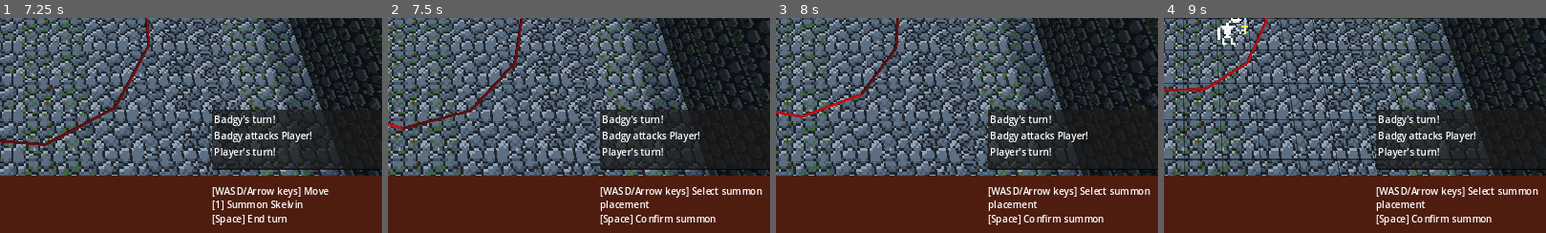
Above: before the commit, frames 1-4 (left to right).
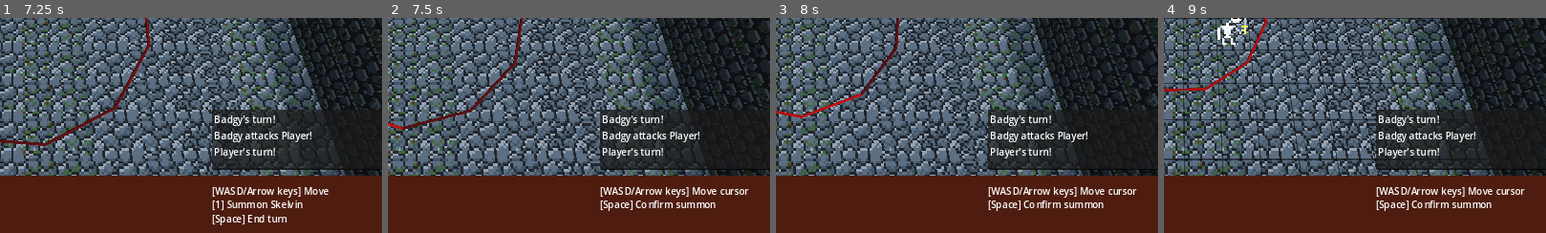
Above: after the commit, the same moments.

Repository: FlamingRat/ldjam55
Game: Godot game, scene res://levels/overworld.tscn
Same seed, same stepped clock (60 frames per second), same inputs: the game is played once before the commit and once after it.
Inputs:
- Up to frame 1 (7.25 s): hold D (move_right) 0.53-1.28 s; tap Space (confirm) every 1.5 s from 0.6 to 6.6 s; hold S (move_down) 1.28-2.03 s; tap 1 (summon1) every 1.5 s from 1.35 to 5.85 s; hold D (move_right) 2.03-2.78 s; hold W (move_up) 2.78-3.53 s; hold A (move_left) 3.53-5.03 s; hold S (move_down) 5.03-5.78 s; hold D (move_right) 5.78-6.53 s; hold W (move_up) from 6.53 s (still down)
- Up to frame 2 (7.5 s): release W (move_up) at 7.28 s; hold D (move_right) from 7.28 s (still down); tap 1 (summon1) at 7.35 s
- Up to frame 3 (8 s): keep holding D (move_right)
- Up to frame 4 (9 s): release D (move_right) at 8.03 s; hold S (move_down) 8.03-8.78 s; tap Space (confirm) at 8.1 s; hold A (move_left) from 8.78 s (still down); tap 1 (summon1) at 8.85 s
The pictures show only the part of the screen within x 48-98%, y 46-96%; the shares and areas given below are measured in that part.

Frame 1 is identical in both runs. In frame 2, 1.6% of the frame differs, in the area x 55-98%, y 78-97%; in frame 3, 1.6%; in frame 4, 1.6%.

Commit message:
Fix text

Diff:
--- a/levels/commands.gd
+++ b/levels/commands.gd
@@ -4,7 +4,7 @@
 const BASE_COMMANDS = "[WASD/Arrow keys] Move
 [1] Summon Skelvin
 [Space] End turn"
-const SUMMONING = "[WASD/Arrow keys] Select summon placement
+const SUMMONING = "[WASD/Arrow keys] Move cursor
 [Space] Confirm summon"
 
 
